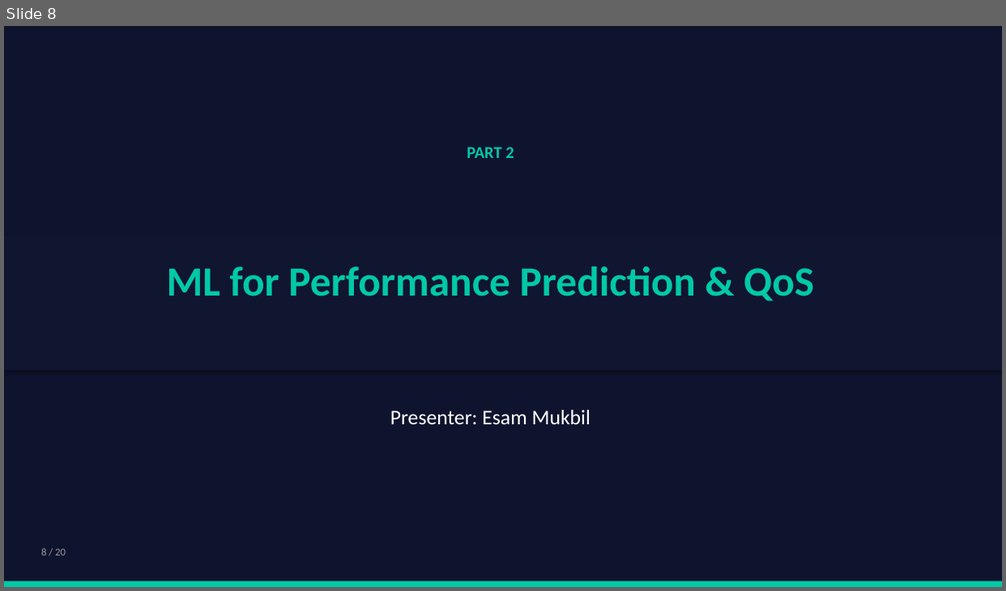
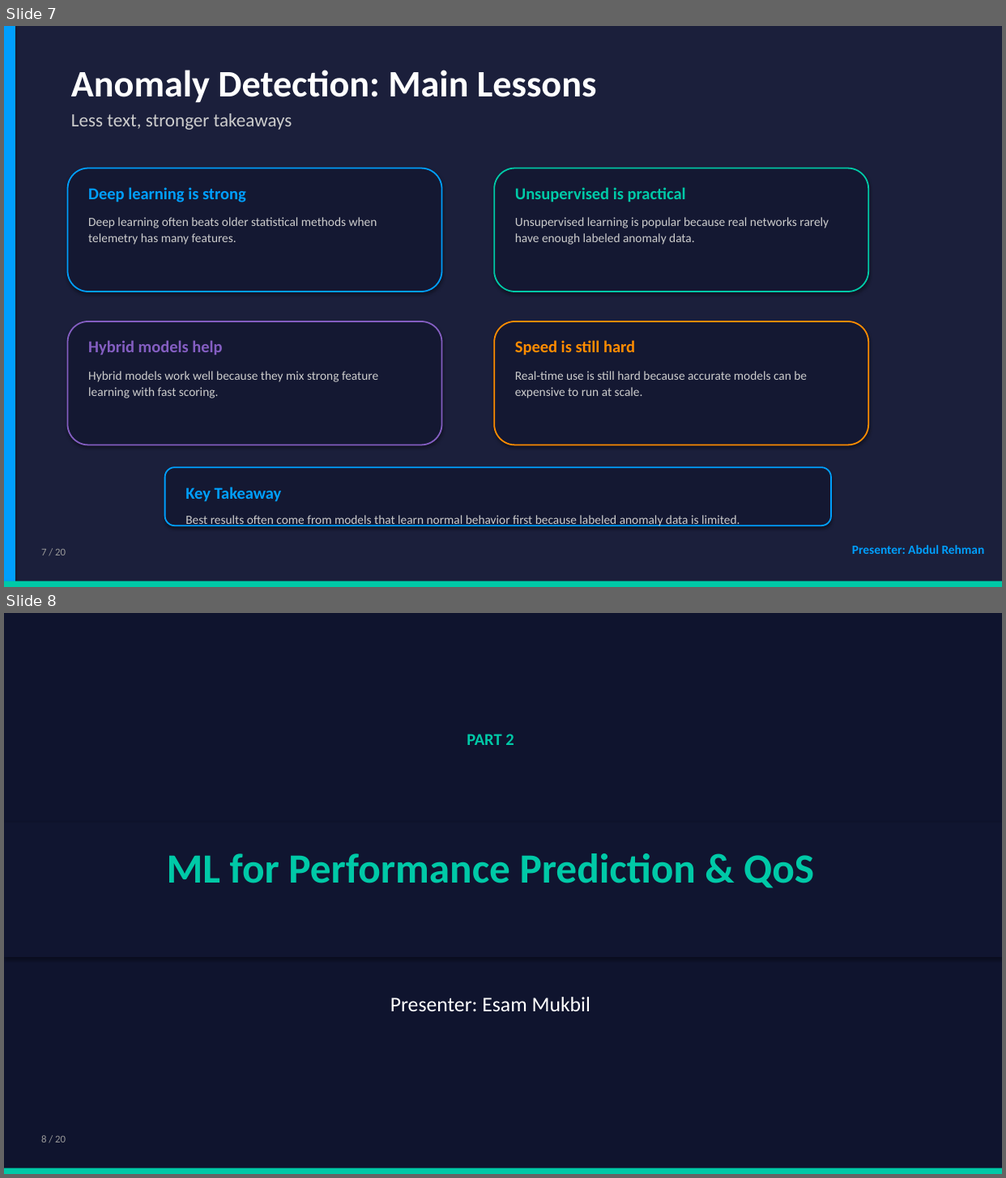
Before and after one commit to dkabduli/NET3006-Project, a slide deck: NET3006A-ML-Network-Telemetry/presentation/NET3006A_ML_Network_Telemetry_Presentation.pptx. Shown one above the other, each under a label of ours: slide 8 before the commit, slides 7 and 8 after it. The pictures are 1006x591 and 1006x1178 pixels, drawn with LibreOffice and Linux fonts; fonts in the diff are those of the drawing. Boxes give left, top, right and bottom in pixels: in the first picture for what was removed or moved away, otherwise in the second. Text is boxed around its words. In the diff, an @@ line names an element or a change of style, - is before the commit and + after.

```diff
--- a/NET3006A-ML-Network-Telemetry/presentation/NET3006A_ML_Network_Telemetry_Presentation.pptx
+++ b/NET3006A-ML-Network-Telemetry/presentation/NET3006A_ML_Network_Telemetry_Presentation.pptx
@@ slide 7 added at (4,26,1002,587), background #1B1F3B @@
@@ rectangle added at (4,26,15,587), fill #009FFD @@
@@ text added at (71,70,596,103), 36 pt, text #FFFFFF, bold @@
+Anomaly Detection: Main Lessons
@@ text added at (71,113,292,130), 18 pt, text #CCCCCC @@
+Less text, stronger takeaways
@@ rounded rectangle added at (68,169,442,292), fill #141832, outline #009FFD 1.4 pt @@
@@ rounded rectangle added at (494,169,868,292), fill #141832, outline #00C9A7 1.4 pt @@
@@ text added at (88,187,246,203), 16 pt, text #009FFD, bold @@
+Deep learning is strong
@@ text added at (515,187,686,202), 16 pt, text #00C9A7, bold @@
+Unsupervised is practical
@@ text added at (88,217,377,245), 12 pt, text #CCCCCC @@
+Deep learning often beats older statistical methods when telemetry has many features.
@@ text added at (515,217,829,245), 12 pt, text #CCCCCC @@
+Unsupervised learning is popular because real networks rarely have enough labeled anomaly data.
@@ rounded rectangle added at (68,322,442,446), fill #141832, outline #845EC2 1.4 pt @@
@@ text added at (88,340,222,355), 16 pt, text #845EC2, bold @@
+Hybrid models help
@@ rounded rectangle added at (494,322,868,446), fill #141832, outline #FF8C00 1.4 pt @@
@@ text added at (515,340,635,356), 16 pt, text #FF8C00, bold @@
+Speed is still hard
@@ text added at (88,371,378,399), 12 pt, text #CCCCCC @@
+Hybrid models work well because they mix strong feature learning with fast scoring.
@@ text added at (515,371,807,399), 12 pt, text #CCCCCC @@
+Real-time use is still hard because accurate models can be expensive to run at scale.
@@ rounded rectangle added at (165,467,831,526), fill #141832, outline #009FFD 1.4 pt @@
@@ text added at (185,487,282,502), 16 pt, text #009FFD, bold @@
+Key Takeaway
@@ text added at (185,515,739,527), 12 pt, text #CCCCCC @@
+Best results often come from models that learn normal behavior first because labeled anomaly data is limited.
@@ text added at (41,549,66,556), 10 pt, text #999999 @@
+7 / 20
@@ text added at (852,545,985,554), 12 pt, text #009FFD, bold @@
+Presenter: Abdul Rehman
@@ rectangle added at (4,582,1002,587), fill #00C9A7 @@
```
Also in this commit, not shown: 8 slides changed, 6 other slides added, 7 slides removed, 2 other files.
